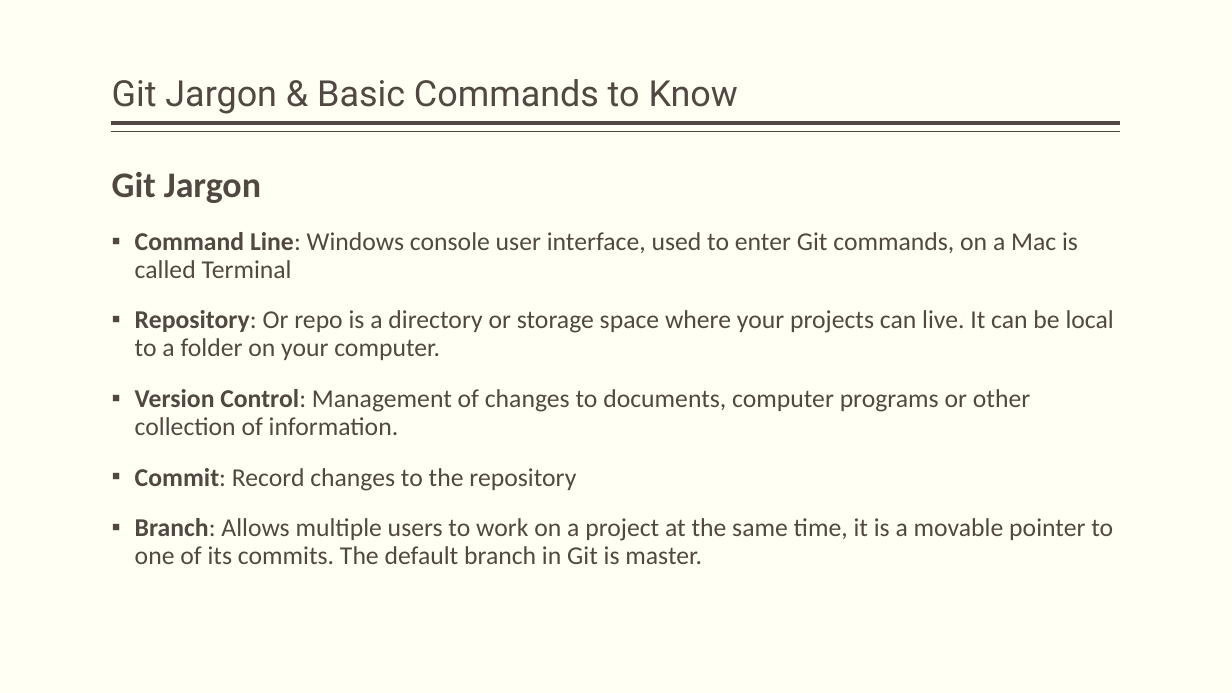
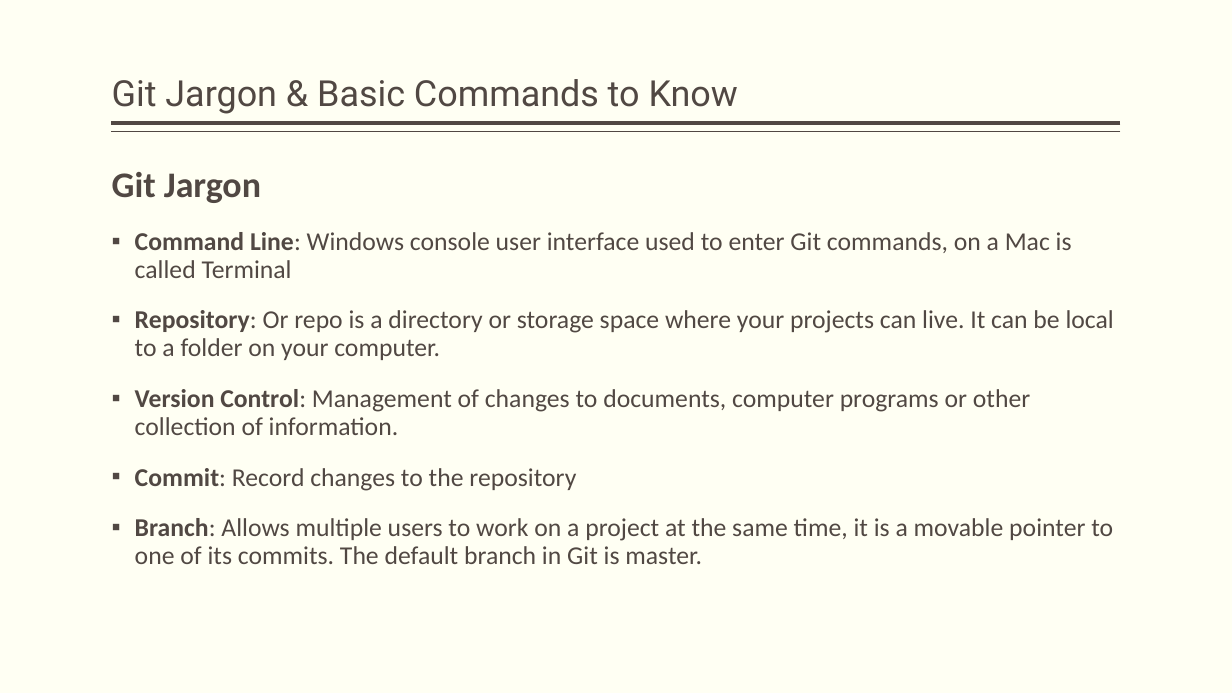
Before and after one commit to rsnedecor/Test, a slide deck: slide 11 of GitHub Tutorial - CQ.pptx. Drawn at 1232x693 pixels with LibreOffice and Linux fonts; fonts in the diff are those of the drawing. Boxes give left, top, right and bottom in pixels: in the first picture for what was removed or moved away, otherwise in the second. Text is boxed around its words. In the diff, an @@ line names an element or a change of style, - is before the commit and + after.

Commit message:
Correction 1
Corrected url and spelling of "that"

```diff
--- a/GitHub Tutorial - CQ.pptx
+++ b/GitHub Tutorial - CQ.pptx
@@ text at <box>135,232,1072,278</box>: text changed @@
-▪ Command Line: Windows console user interface, used to enter Git commands, on a Mac is called Terminal
+▪ Command Line: Windows console user interface used to enter Git commands, on a Mac is called Terminal
```
Also in this commit, not shown: 2 other slides changed.
